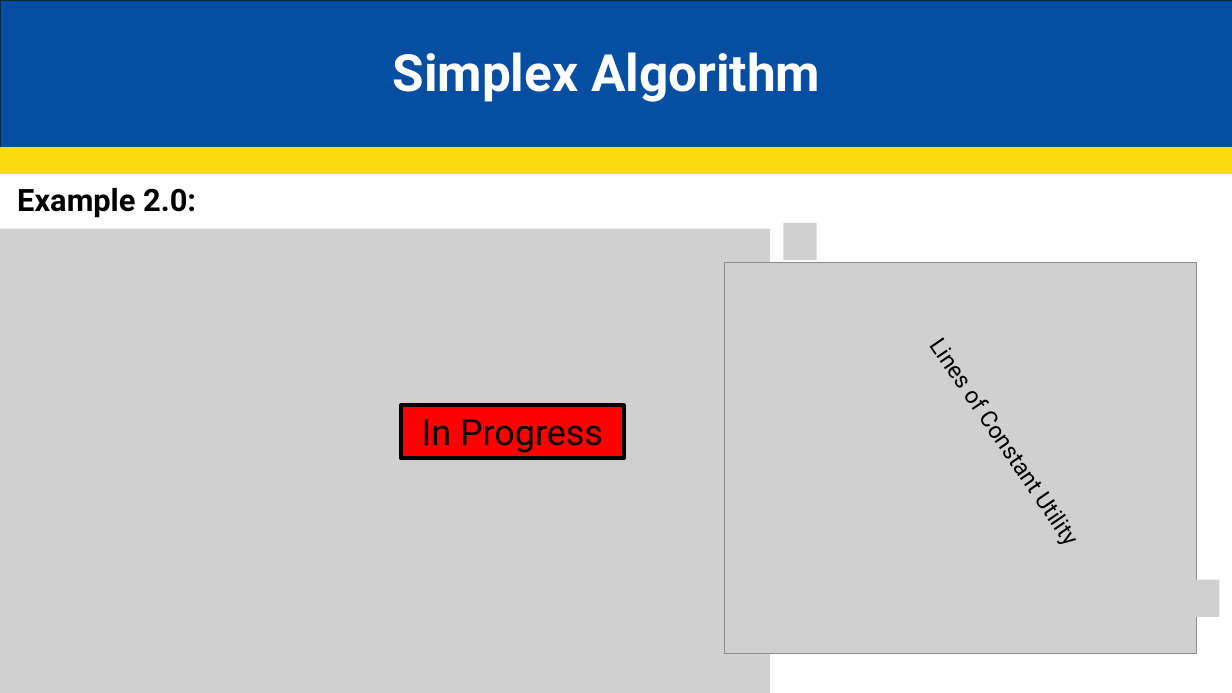
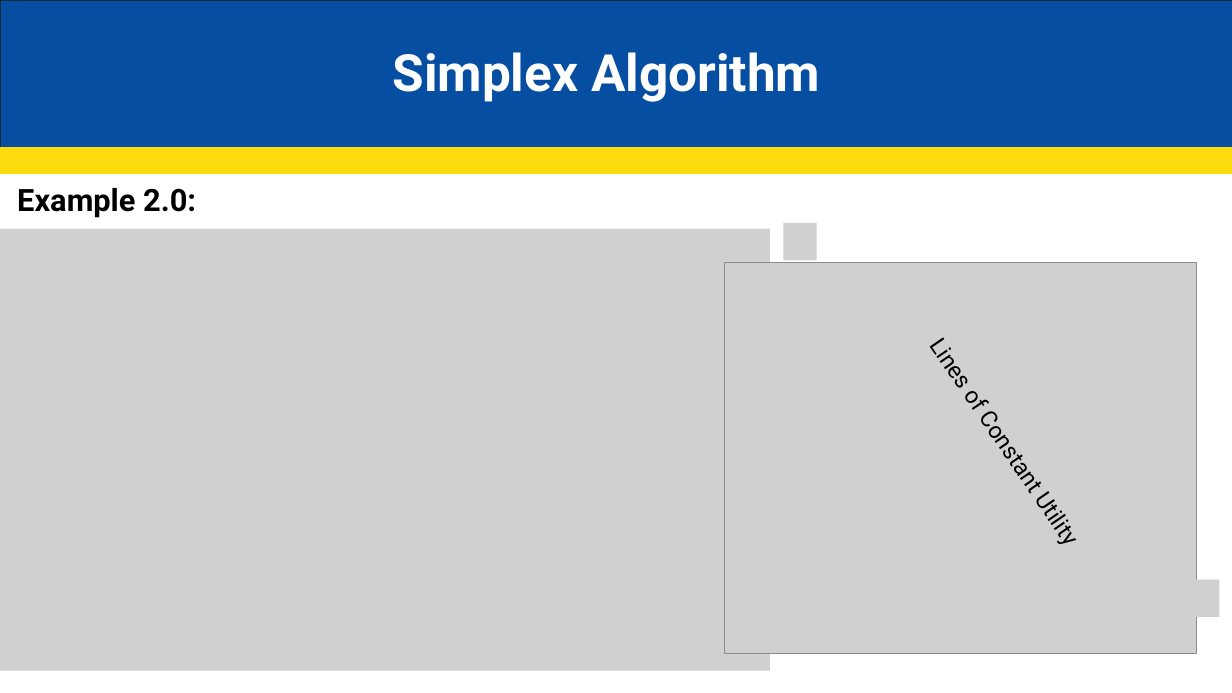
Before and after one commit to JakeCisc210/Candidacy, a slide deck: slide 29 of Reading Course/Presentations/Even More Game Theory.pptx. Drawn at 1232x693 pixels with LibreOffice and Linux fonts; fonts in the diff are those of the drawing; grey boxes stand for pictures. Boxes give left, top, right and bottom in pixels: in the first picture for what was removed or moved away, otherwise in the second. Text is boxed around its words. In the diff, an @@ line names an element or a change of style, - is before the commit and + after.

```diff
--- a/Reading Course/Presentations/Even More Game Theory.pptx
+++ b/Reading Course/Presentations/Even More Game Theory.pptx
@@ picture: place and size @@
-picture at [0,228,770,693]
+picture at [0,228,770,670]
@@ rectangle removed at [401,406,625,458] @@
-In Progress
```
Also in this commit, not shown: 2 other slides changed.
